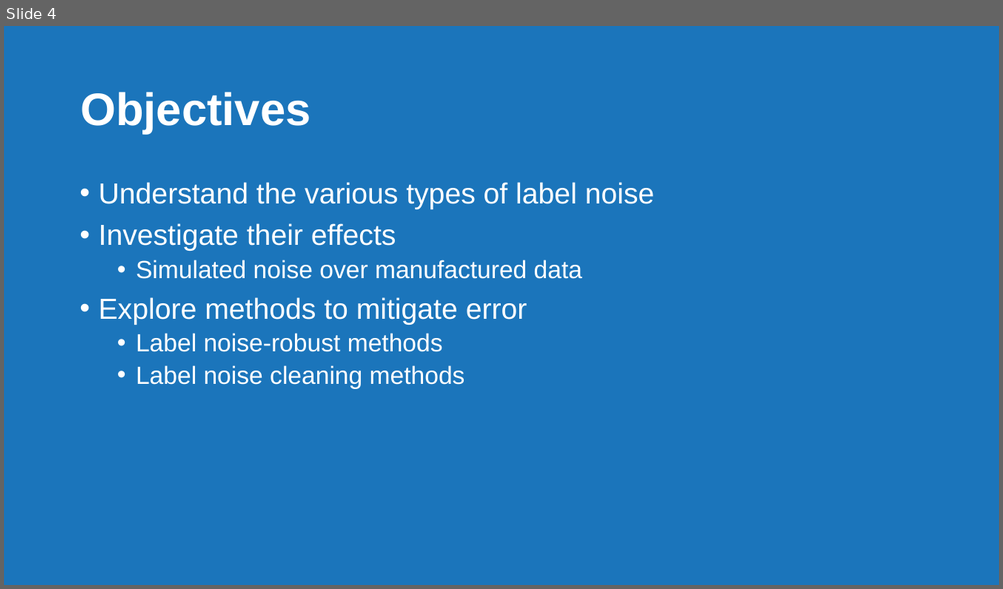
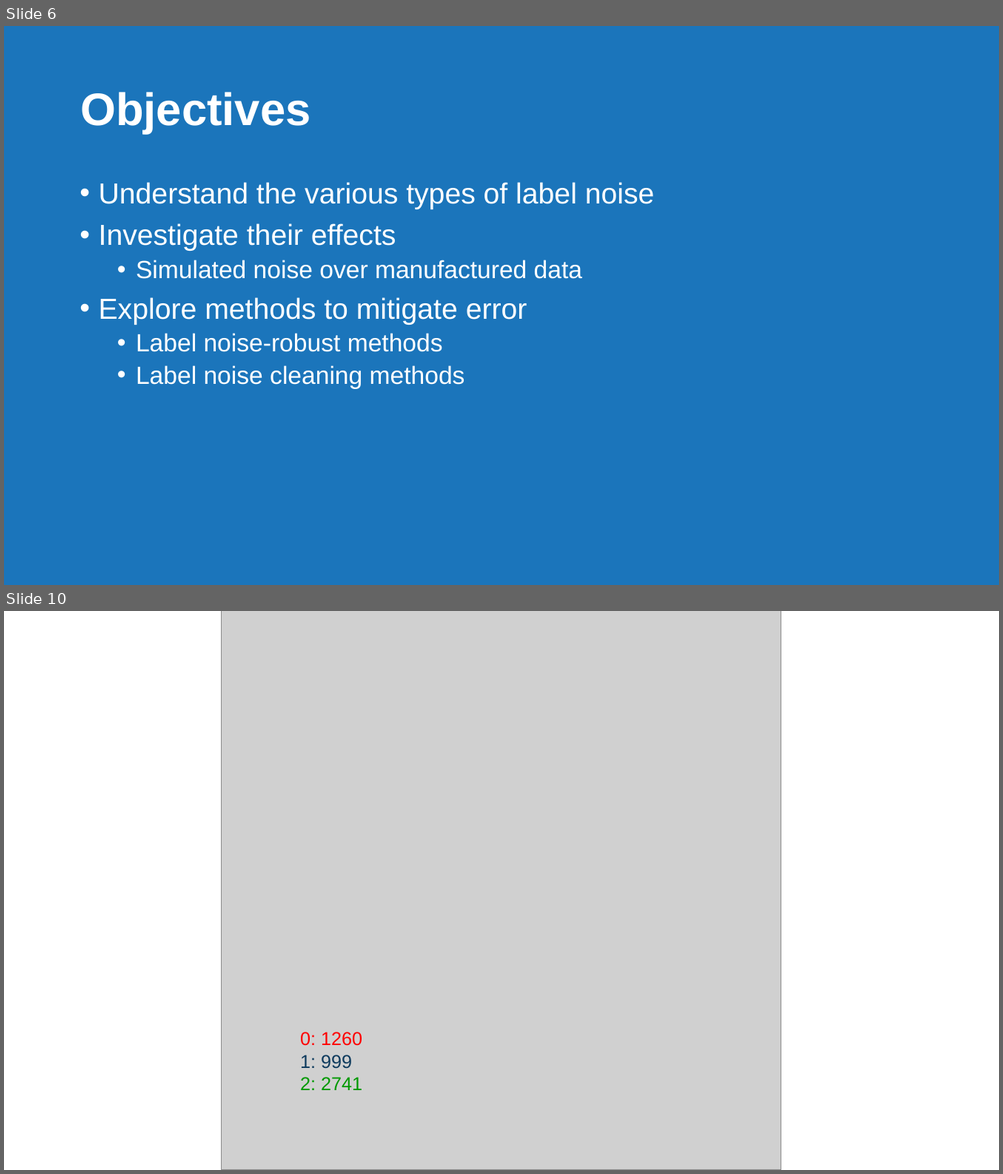
Before and after one commit to jkingphd/label_noise, a slide deck: ntc_analytics_summit_king.pptx. Shown one above the other, each under a label of ours: slide 4 before the commit, slides 6 and 10 after it; the slides between them are not shown. The pictures are 1003x589 and 1003x1174 pixels, drawn with LibreOffice and Linux fonts; fonts in the diff are those of the drawing; grey boxes stand for pictures; background and template pictures are left out. Boxes give left, top, right and bottom in pixels: in the first picture for what was removed or moved away, otherwise in the second. Text is boxed around its words. In the diff, an @@ line names an element or a change of style, - is before the commit and + after.

```diff
--- a/ntc_analytics_summit_king.pptx
+++ b/ntc_analytics_summit_king.pptx
@@ slide 10 added at (4, 611, 999, 1170), background #FFFFFF @@
@@ picture added at (222, 611, 782, 1170) @@
@@ text added at (300, 1032, 362, 1091), 18 pt, text #FF0000 @@
+0: 1260
+1: 999
+2: 2741
@@ what was slide 4 is now slide 6 @@
```
Also in this commit, not shown: 2 slides changed, 43 other slides added, 4 slides removed, 6 other files.
